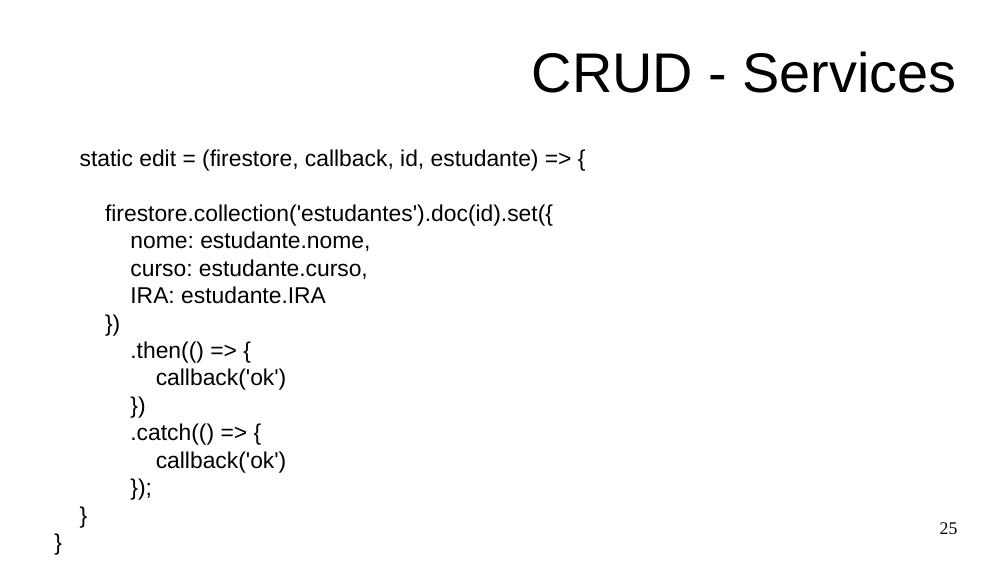
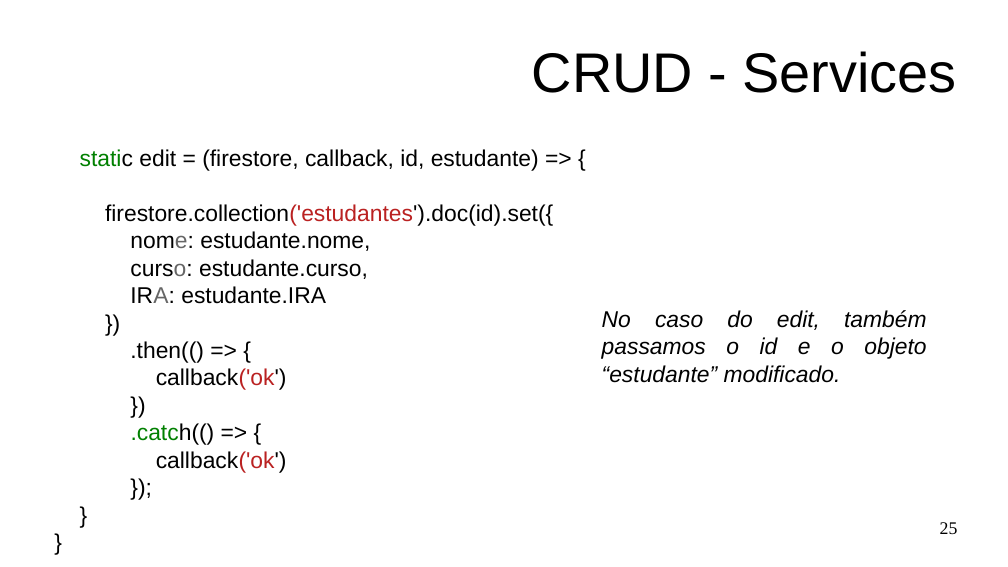
Before and after one commit to Marques-Dev/WEB_2020-1, a slide deck: slide 25 of SLIDES/aula07-crud-firebase.odp. Drawn at 1008x567 pixels with LibreOffice and Linux fonts; fonts in the diff are those of the drawing. Boxes give left, top, right and bottom in pixels: in the first picture for what was removed or moved away, otherwise in the second. Text is boxed around its words. In the diff, an @@ line names an element or a change of style, - is before the commit and + after.

Commit message:
slides crud tudo

```diff
--- a/SLIDES/aula07-crud-firebase.odp
+++ b/SLIDES/aula07-crud-firebase.odp
@@ text at bbox=[80, 149, 553, 473]: text colour #000000 to #008000 in "static", ".catch(()"; text colour #000000 to #BA2121 in "firestore.collection('estudantes').doc(id).set({", "callback('ok')", "callback('ok')"; text colour #000000 to #666666 in "nome:", "curso:", "IRA:" @@
@@ text added at bbox=[602, 310, 927, 383], 18 pt, text #000000, italic @@
+No caso do edit, também passamos o id e o objeto “estudante” modificado.
```
Also in this commit, not shown: 14 other slides changed, 10 slides added, 4 other files.
